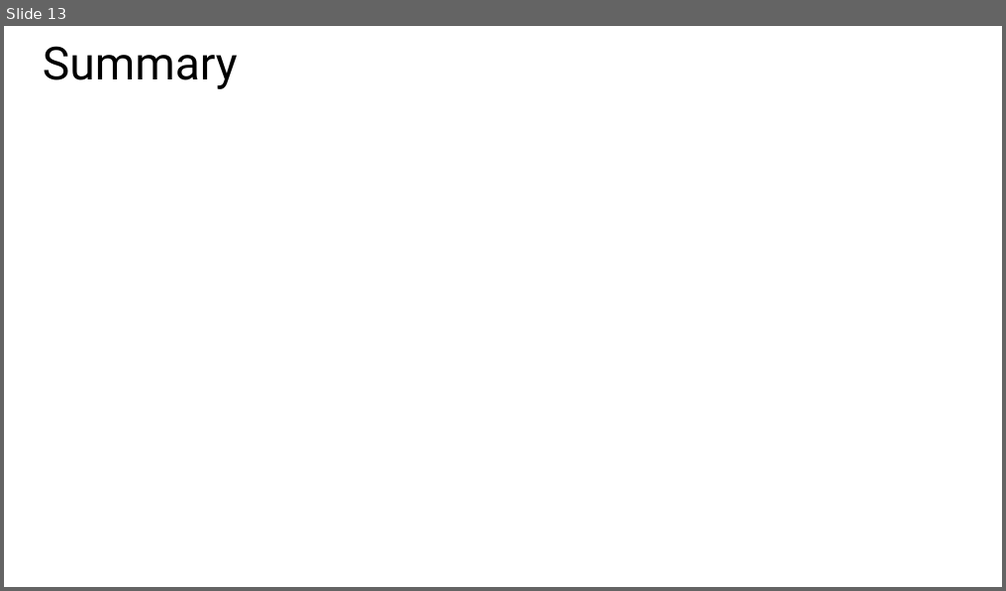
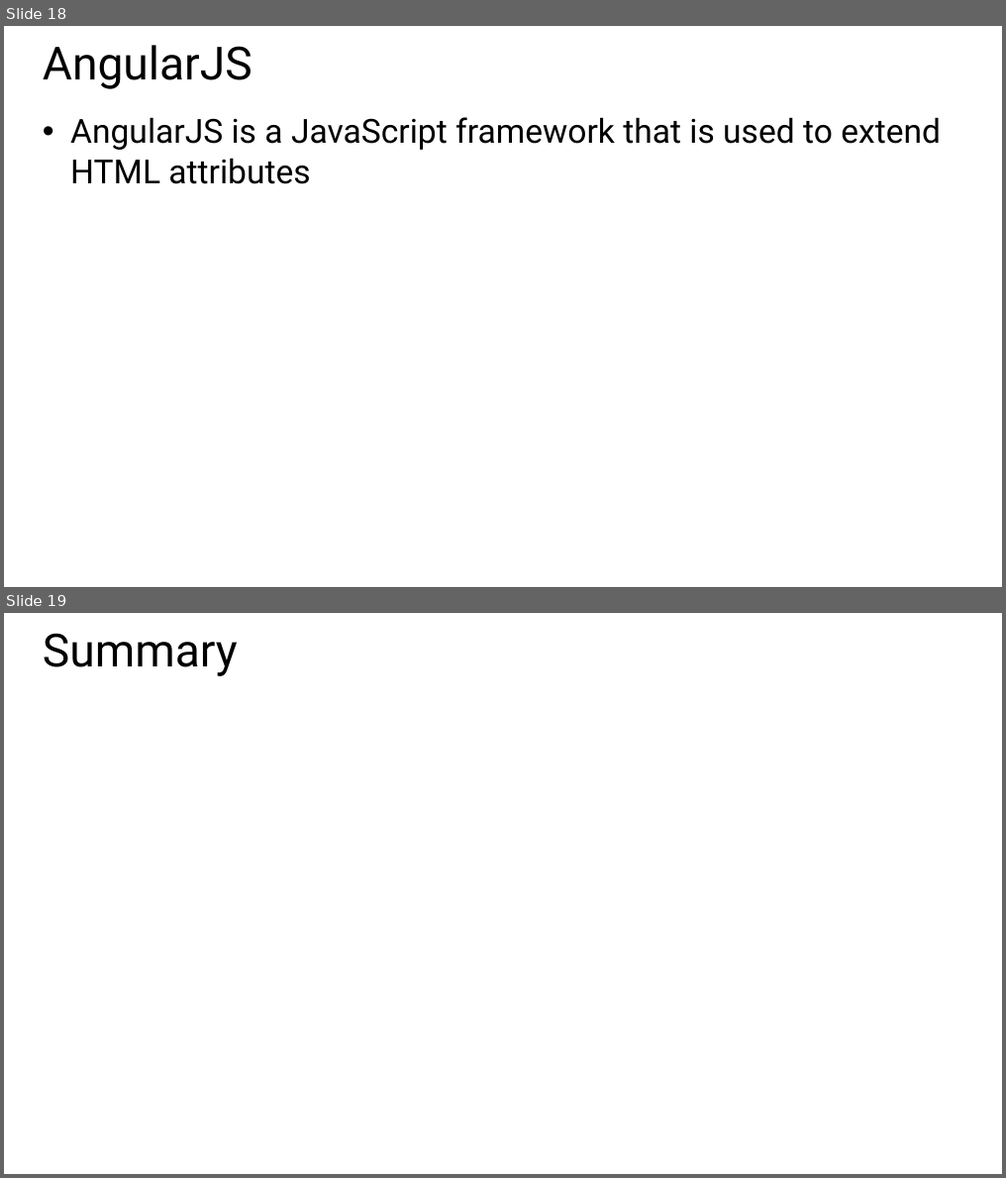
Before and after one commit to Amart85/JavaScript-Experienced-Developers, a slide deck: Slides/Module 5 - JS Libraries.pptx. Shown one above the other, each under a label of ours: slide 13 before the commit, slides 18 and 19 after it. The pictures are 1006x591 and 1006x1178 pixels, drawn with LibreOffice and Linux fonts; fonts in the diff are those of the drawing. Boxes give left, top, right and bottom in pixels: in the first picture for what was removed or moved away, otherwise in the second. Text is boxed around its words. In the diff, an @@ line names an element or a change of style, - is before the commit and + after.

```diff
--- a/Slides/Module 5 - JS Libraries.pptx
+++ b/Slides/Module 5 - JS Libraries.pptx
@@ slide 18 added at box(4, 26, 1002, 587), background #FFFFFF @@
@@ title added at box(43, 45, 252, 89), 44 pt, text #000000 @@
+AngularJS
@@ text added at box(70, 117, 941, 184), 32 pt, text #000000 @@
+• AngularJS is a JavaScript framework that is used to extend HTML attributes
@@ what was slide 13 is now slide 19 @@
```
Also in this commit, not shown: 1 slide changed, 5 other slides added.
